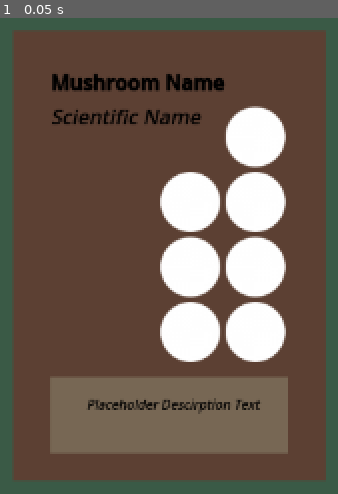
Above: before the commit, frame 1.
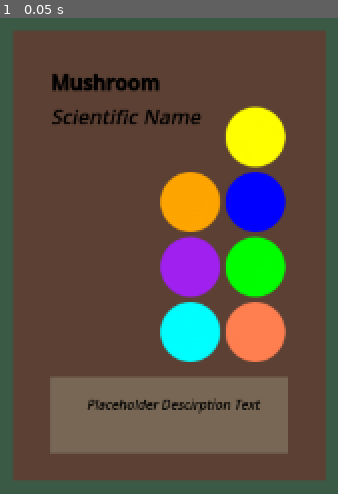
Above: after the commit, the same moment.

Repository: cyschneck/enoki-dokie
Game: Godot game, scene res://scenes/main.tscn
The game is run twice, just before and just after one commit, with the same random seed, the same clock (stepped at 60 frames per second) and the same inputs.
Inputs:
- Up to frame 1 (0.05 s): no input

The runs differ from the first frame. In frame 1, 13% of the frame differs, in the area x 47-85%, y 11-73%.

Commit message:
placeholder sprites for features

Diff:
--- a/enoki-dokie/scenes/card.tscn
+++ b/enoki-dokie/scenes/card.tscn
@@ -1,15 +1,18 @@
-[gd_scene load_steps=2 format=3 uid="uid://bekpntneif28c"]
+[gd_scene load_steps=3 format=3 uid="uid://bekpntneif28c"]
 
+[ext_resource type="Script" path="res://scripts/card.gd" id="1_adq8y"]
 [ext_resource type="Texture2D" uid="uid://cv26evckgfc6u" path="res://sprites/circle-48.png" id="1_mrost"]
 
 [node name="Card" type="Node2D"]
+script = ExtResource("1_adq8y")
 
 [node name="BackgroundColor" type="ColorRect" parent="."]
 offset_right = 250.0
 offset_bottom = 360.0
 color = Color(0.360784, 0.25098, 0.2, 1)
 
-[node name="GridContainer" type="GridContainer" parent="BackgroundColor"]
+[node name="MushroomItems" type="GridContainer" parent="BackgroundColor"]
+unique_name_in_owner = true
 layout_mode = 1
 anchors_preset = 6
 anchor_left = 1.0
@@ -25,31 +28,31 @@
 rotation = 3.14159
 columns = 2
 
-[node name="CapType" type="TextureRect" parent="BackgroundColor/GridContainer"]
+[node name="CapType" type="TextureRect" parent="BackgroundColor/MushroomItems"]
 layout_mode = 2
 texture = ExtResource("1_mrost")
 
-[node name="EcologicalType" type="TextureRect" parent="BackgroundColor/GridContainer"]
+[node name="EcologicalType" type="TextureRect" parent="BackgroundColor/MushroomItems"]
 layout_mode = 2
 texture = ExtResource("1_mrost")
 
-[node name="EdibleType" type="TextureRect" parent="BackgroundColor/GridContainer"]
+[node name="EdibleType" type="TextureRect" parent="BackgroundColor/MushroomItems"]
 layout_mode = 2
 texture = ExtResource("1_mrost")
 
-[node name="GillType" type="TextureRect" parent="BackgroundColor/GridContainer"]
+[node name="GillType" type="TextureRect" parent="BackgroundColor/MushroomItems"]
 layout_mode = 2
 texture = ExtResource("1_mrost")
 
-[node name="HymeniumType" type="TextureRect" parent="BackgroundColor/GridContainer"]
+[node name="HymeniumType" type="TextureRect" parent="BackgroundColor/MushroomItems"]
 layout_mode = 2
 texture = ExtResource("1_mrost")
 
-[node name="SporeColor" type="TextureRect" parent="BackgroundColor/GridContainer"]
+[node name="SporeColor" type="TextureRect" parent="BackgroundColor/MushroomItems"]
 layout_mode = 2
 texture = ExtResource("1_mrost")
 
-[node name="StipeType" type="TextureRect" parent="BackgroundColor/GridContainer"]
+[node name="StipeType" type="TextureRect" parent="BackgroundColor/MushroomItems"]
 layout_mode = 2
 texture = ExtResource("1_mrost")
 
@@ -69,17 +72,19 @@
 layout_mode = 2
 
 [node name="MushroomName" type="RichTextLabel" parent="BackgroundColor/MarginContainer/VBoxContainer"]
+unique_name_in_owner = true
 layout_mode = 2
 theme_override_colors/default_color = Color(0, 0, 0, 1)
 bbcode_enabled = true
-text = "[b]Mushroom Name[/b]"
+text = "[b]Test Test Name[/b]"
 fit_content = true
 
 [node name="ScienceName" type="RichTextLabel" parent="BackgroundColor/MarginContainer/VBoxContainer"]
+unique_name_in_owner = true
 layout_mode = 2
 theme_override_colors/default_color = Color(0, 0, 0, 1)
 bbcode_enabled = true
-text = "[i]Scientific Name[/i]"
+text = "[i]Scientific Test[/i]"
 fit_content = true
 
 [node name="ColorRect" type="ColorRect" parent="BackgroundColor"]
--- /dev/null
+++ b/enoki-dokie/scripts/card.gd
@@ -0,0 +1,54 @@
+extends Node2D
+
+const DEFAULT_ICON = preload("res://sprites/circle-48.png")
+enum CAP_TYPE{CAMPANULATE, CONCICAL, CONVEX, DEPRESSED, FLAT, INFUNDIBULIFORM, OFFSET, OVATE, UMBILLICATE, UMBONATE, NONE, NA}
+enum GILL_TYPE{ADNATE, ADNEXED, DECURRENT, EMARGINATE, FREE, SECEDING, SINUATE, SUBDECURRENT, NONE, NA}
+enum HYMENIUM_TYPE{GILLS, GLEBA, PORES, RIDGES, SMOOTH, TEETH}
+enum STIPE_TYPE{BARE, CORTINA, RING, RING_VOLVA, VOLVA, NA}
+enum SPORE_COLOR{WHITE, PURPLE, YELLOW, BROWN, PINK, BLACK, GREEN}
+enum ECOLOGICAL_TYPE{MYCORRHIZAL, SAPROTROPHIC, PARASITIC}
+enum EDIBLE_TYPE{POISONOUS, PSYCHOACTIVE, CHOICE, DEADLY, EDIBLE, ALLERGENIC, INEDIBLE, UNKNOWN}
+
+@export var cardName: String = "Default Card Name"
+@export var mushroomName: String = "[b]Mushroom[/b]"
+@export var scientificName: String = "[i]Scientific Name[/i]"
+@export var mushhroomDescription: String = "Placeholder Description Text"
+
+@export var capType: CAP_TYPE
+@export var ecologicalType: ECOLOGICAL_TYPE
+@export var edibleType: EDIBLE_TYPE
+@export var gillType: GILL_TYPE
+@export var hymeniumType: HYMENIUM_TYPE
+@export var sporeColor: SPORE_COLOR
+
+@onready var mushroom_items: GridContainer = %MushroomItems
+@onready var mushroom_name: RichTextLabel = %MushroomName
+@onready var science_name: RichTextLabel = %ScienceName
+
+func _ready() -> void:
+	mushroom_name.text = mushroomName
+	science_name.text = scientificName
+
+	for item in mushroom_items.get_children():
+		match item.name:
+			"CapType":
+				item.texture = DEFAULT_ICON
+				item.modulate = Color.CORAL
+			"EcologicalType":
+				item.texture = DEFAULT_ICON
+				item.modulate = Color.AQUA
+			"EdibleType":
+				item.texture = DEFAULT_ICON
+				item.modulate = Color.GREEN
+			"GillType":
+				item.texture = DEFAULT_ICON
+				item.modulate = Color.PURPLE
+			"HymeniumType":
+				item.texture = DEFAULT_ICON
+				item.modulate = Color.BLUE
+			"SporeColor":
+				item.texture = DEFAULT_ICON
+				item.modulate = Color.ORANGE
+			"StipeType":
+				item.texture = DEFAULT_ICON
+				item.modulate = Color.YELLOW
Binary file added: enoki-dokie/sprites/card_features/capShape_campanulate.png
Not shown, added: enoki-dokie/sprites/card_features/capShape_campanulate.png.import
Binary file added: enoki-dokie/sprites/card_features/capShape_conical.png
Not shown, added: enoki-dokie/sprites/card_features/capShape_conical.png.import
Binary file added: enoki-dokie/sprites/card_features/capShape_convex.png
Not shown, added: enoki-dokie/sprites/card_features/capShape_convex.png.import
Binary file added: enoki-dokie/sprites/card_features/capShape_depressed.png
Not shown, added: enoki-dokie/sprites/card_features/capShape_depressed.png.import
Binary file added: enoki-dokie/sprites/card_features/capShape_flat.png
Not shown, added: enoki-dokie/sprites/card_features/capShape_flat.png.import
Binary file added: enoki-dokie/sprites/card_features/capShape_infundibuliform.png
Not shown, added: enoki-dokie/sprites/card_features/capShape_infundibuliform.png.import
(and 57 more such lines)
